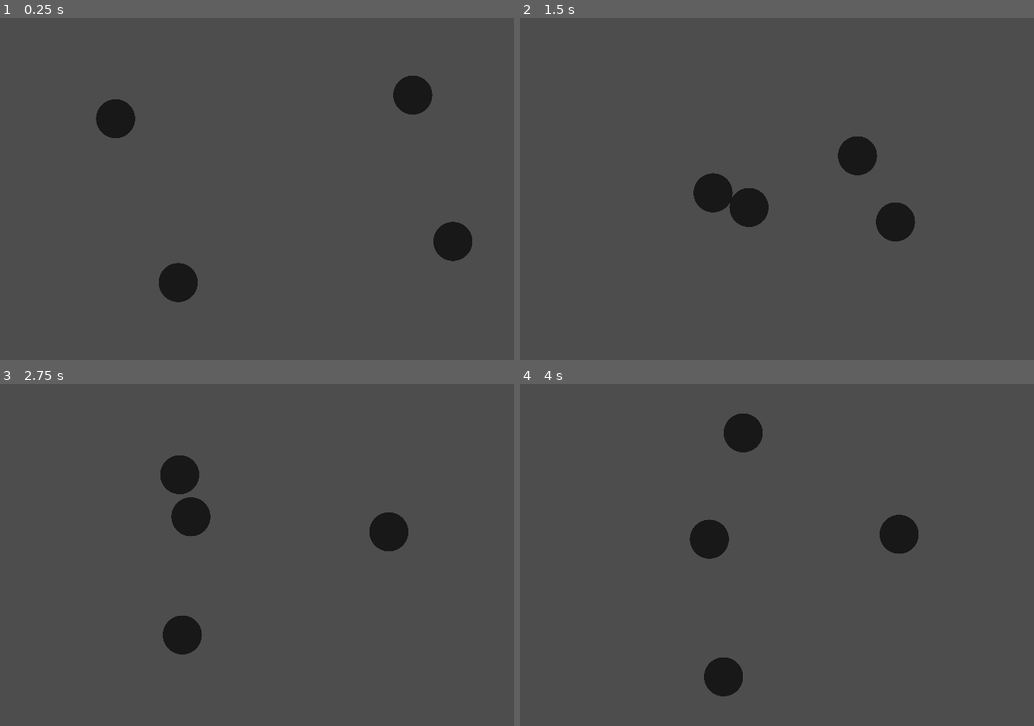
Above: before the commit, frames 1-4 (two rows, left to right).
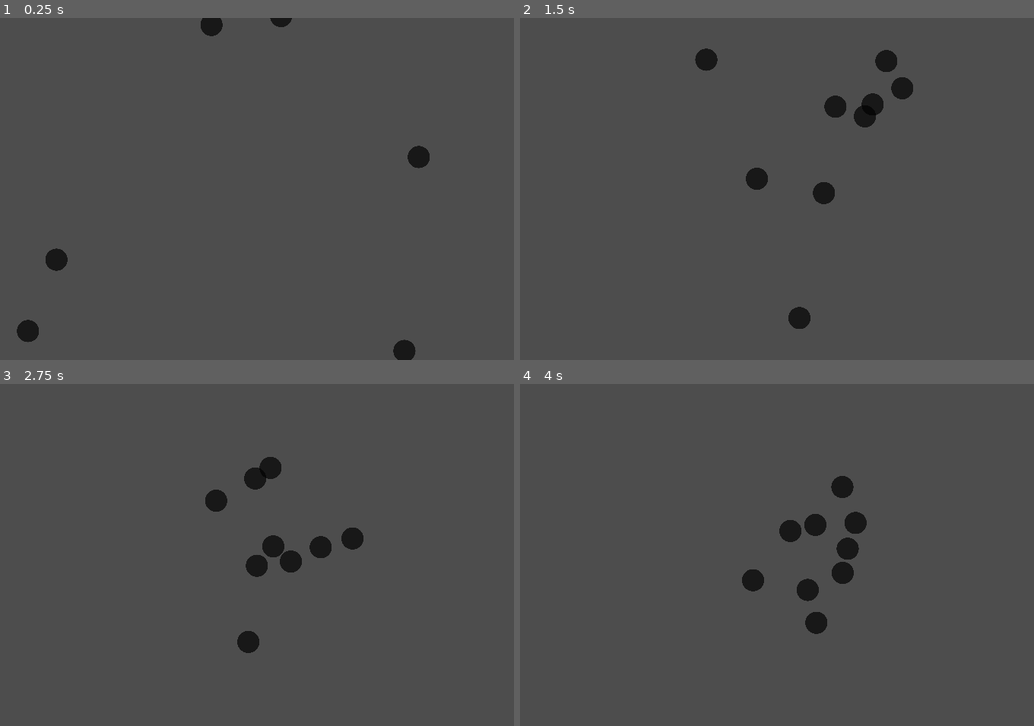
Above: after the commit, the same moments.

Repository: hackerzilla/OrbitingBodies
Game: Godot game, scene res://simulation.tscn
Same seed, same stepped clock (60 frames per second), same inputs: the game is played once before the commit and once after it.
Inputs:
- Up to frame 1 (0.25 s): no input
- Up to frame 2 (1.5 s): no input
- Up to frame 3 (2.75 s): no input
- Up to frame 4 (4 s): no input

The runs differ from the first frame. In frame 1, 3.9% of the frame differs, in the area x 3-92%, y 0-100%; in frame 2, 4.6%; in frame 3, 4.7%; in frame 4, 4.7%, in the area x 32-78%, y 8-92%.

Commit message:
Explosions.

Diff:
--- a/body.tscn
+++ b/body.tscn
@@ -11,7 +11,7 @@
 radius = 35.0143
 
 [node name="Body" type="RigidBody2D"]
-mass = 100.0
+mass = 219.8
 physics_material_override = SubResource("PhysicsMaterial_saqcr")
 gravity_scale = 1.66533e-16
 continuous_cd = 1
@@ -21,5 +21,5 @@
 shape = SubResource("CircleShape2D_bqens")
 
 [node name="Sprite2D" type="Sprite2D" parent="."]
-scale = Vector2(0.367219, 0.367219)
+scale = Vector2(0.208551, 0.208551)
 texture = ExtResource("2_pctfn")
--- a/simulation.gd
+++ b/simulation.gd
@@ -1,13 +1,28 @@
 extends Node2D
 class_name Simulation
+
+# Idea: have explosions at random locations every 5 seconds  or so
+# explosion can be coded as a force divided by the distance squared to the center
+var explosion_force = 300880
 
 var bodies
 var G_const = 1000
 var max_dist: float
 
+@onready var camera = get_node("Camera2D")
+
 func _ready():
 	bodies = get_node("Bodies")
 	bodies = bodies.get_children()
+	var timer = get_node("Timer") as Timer
+	timer.wait_time = 5.0
+	timer.timeout.connect(explosion)
+
+func explosion():
+
+	for body in bodies:
+		var direction = camera.global_position.direction_to(body.global_position)
+		body.apply_central_impulse(direction * explosion_force)
 
 func _process(delta):
 	# Find the max distance to rescale the viewport acordingly.
@@ -33,5 +48,4 @@
 				var distance_squared = body_a.global_position.distance_to(body_b.global_position)
 				var g_force = body_a.mass * body_b.mass / distance_squared
 				var force_vector = G_const * g_force * body_a.global_position.direction_to(body_b.global_position)
-				print(force_vector)
 				body_a.apply_central_force(force_vector)
--- a/simulation.tscn
+++ b/simulation.tscn
@@ -13,13 +13,31 @@
 [node name="Bodies" type="Node2D" parent="."]
 
 [node name="Body1" parent="Bodies" instance=ExtResource("1_ij74s")]
-position = Vector2(440, 417)
+position = Vector2(196, 654)
 
 [node name="Body2" parent="Bodies" instance=ExtResource("1_ij74s")]
 position = Vector2(1389, 340)
 
 [node name="Body3" parent="Bodies" instance=ExtResource("1_ij74s")]
-position = Vector2(1519, 816)
+position = Vector2(1781, 1089)
 
 [node name="Body4" parent="Bodies" instance=ExtResource("1_ij74s")]
-position = Vector2(641, 947)
+position = Vector2(397, 1184)
+
+[node name="Body5" parent="Bodies" instance=ExtResource("1_ij74s")]
+position = Vector2(1324, 980)
+
+[node name="Body6" parent="Bodies" instance=ExtResource("1_ij74s")]
+position = Vector2(962, -119)
+
+[node name="Body7" parent="Bodies" instance=ExtResource("1_ij74s")]
+position = Vector2(688, -313)
+
+[node name="Body8" parent="Bodies" instance=ExtResource("1_ij74s")]
+position = Vector2(678, -66)
+
+[node name="Body9" parent="Bodies" instance=ExtResource("1_ij74s")]
+position = Vector2(85, 921)
+
+[node name="Timer" type="Timer" parent="."]
+autostart = true
